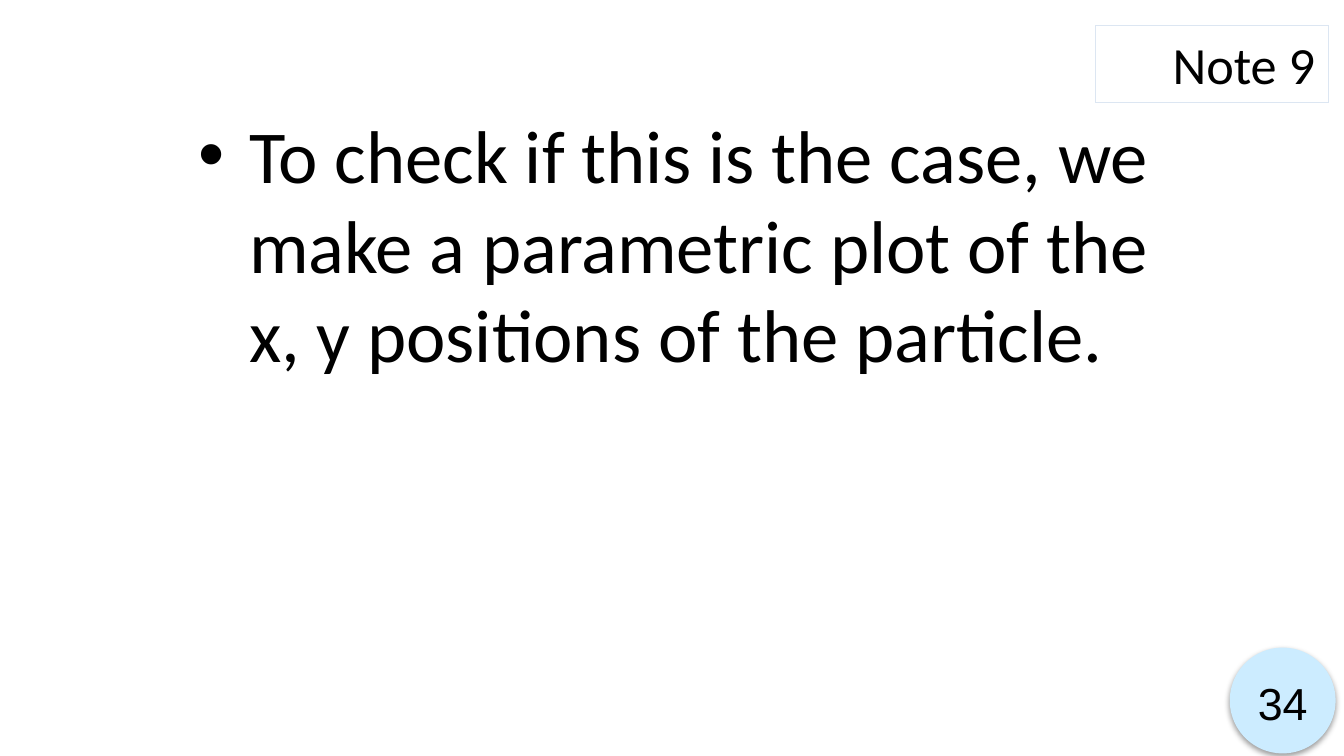
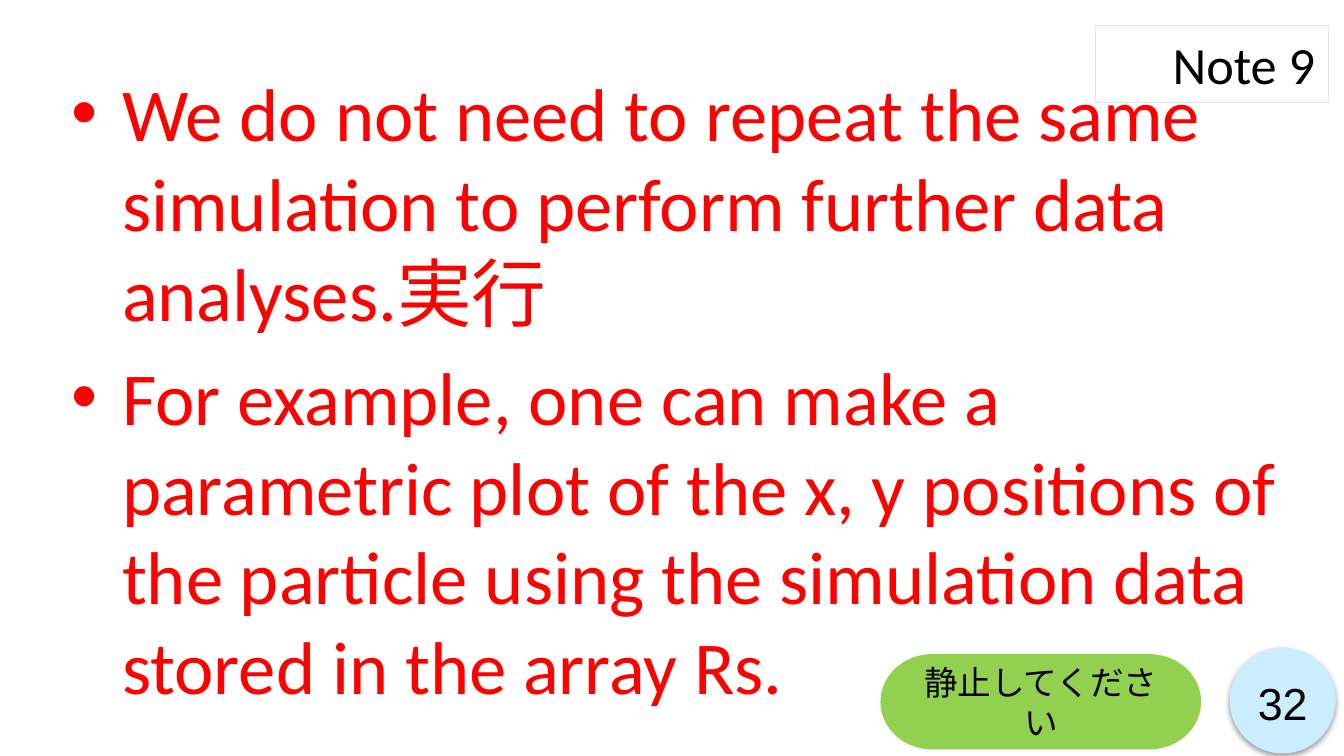
Before and after one commit to ryo0921/KyotoUx-009x, a slide deck: slide 32 of 01/Week 1-4_script.pptx (slide 34 before the commit). Drawn at 1344x756 pixels with LibreOffice and Linux fonts; fonts in the diff are those of the drawing. Boxes give left, top, right and bottom in pixels: in the first picture for what was removed or moved away, otherwise in the second. Text is boxed around its words. In the diff, an @@ line names an element or a change of style, - is before the commit and + after.

```diff
--- a/01/Week 1-4_script.pptx
+++ b/01/Week 1-4_script.pptx
@@ text at box(122, 80, 1275, 695): text changed; text colour #000000 to #FF0000 @@
-• To check if this is the case, we make a parametric plot of the x, y positions of the particle.
+• We do not need to repeat the same simulation to perform further data analyses.実行
+• For example, one can make a parametric plot of the x, y positions of the particle using the simulation data stored in the array Rs.
@@ pill shape added at box(880, 655, 1202, 750), fill #92D050, 18 pt, text #000000 @@
+静止してください
@@ page number at box(1258, 688, 1308, 721): text changed @@
-34
+32
```
Also in this commit, not shown: 8 other slides changed, 3 slides removed, 41 other files.
